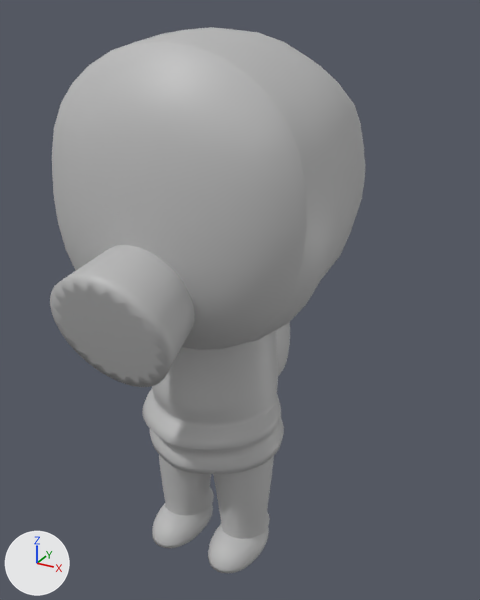
What one commit did to the FBX model DesolateHaze/Assets/Models/player.fbx.
Camera for both pictures: a camera (50 mm lens) standing at (0.0298, -0.049, 0.0523) and looking at (0.0016, 0.0022, 0.0266). Arrows for +X, +Y and +Z are at lower left; the lights stay in place. Where no turn or scale is listed for an object, it has been applied to the vertices.
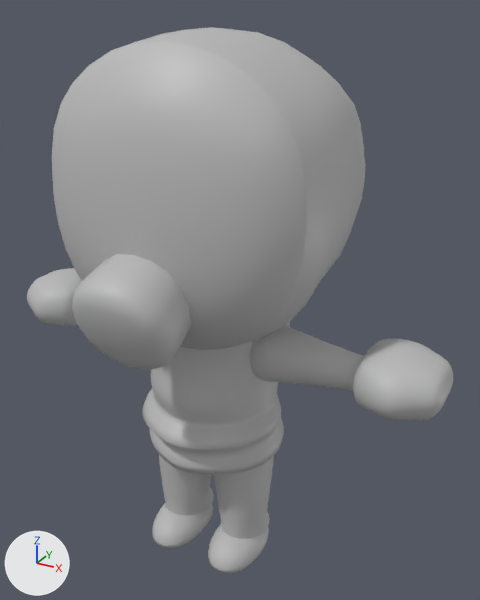
Where the newer file only moved an object's origin or applied its transform, the numbers keep the older frame.

Location of each change, [x1, y1, x2, y2] in pixels of the pictures (480 x 600 px):
'pCylinder1', deleted
    before: [50, 245, 195, 387]
'pCube7', added
    after: [72, 254, 191, 370]
'pCube6', now drawn
    after: [27, 268, 453, 420]
'pCylinder11', now drawn
    after: [264, 327, 363, 391]
'pCube5', now drawn
    after: [250, 324, 292, 382]

Diff of the bpy script that builds the scene:
```diff
--- a/DesolateHaze/Assets/Models/player.fbx.py
+++ b/DesolateHaze/Assets/Models/player.fbx.py
@@ me_mesh_007 @@
+me_mesh_007.from_pydata(...)  # 720 vertices, 640 faces; spans x -2.65..0.42, y -0.27..0.27, z -0.27..0.27
+me_mesh_007.materials.append(mat_lambert1)  # grey #bcbcbc
@@ me_mesh_008 @@
+me_mesh_008.from_pydata(...)  # 772 vertices, 768 faces; spans x -1.54..0.27, y -0.27..0.27, z -0.27..0.27
+me_mesh_008.materials.append(mat_lambert1)  # grey #bcbcbc
@@ me_mesh_006 @@
+me_mesh_006.from_pydata(...)  # 972 vertices, 968 faces; spans x -4.26..0.18, y -0.13..0.34, z -0.54..0.4
+me_mesh_006.materials.append(mat_lambert1)  # grey #bcbcbc
@@ me_mesh_003_1 @@
+me_mesh_003_1.from_pydata(...)  # 226 vertices, 224 faces; spans x -0.00442..0.00442, y -0.00532..0.00574, z -0.00532..0.00513
+me_mesh_003_1.materials.append(mat_lambert1)  # grey #bcbcbc
@@ ob_pcylinder11 @@
-ob_pcylinder11 = bpy.data.objects.new('pCylinder11', None)
+ob_pcylinder11 = bpy.data.objects.new('pCylinder11', me_mesh_007)
 ob_pcylinder11.parent = ob_rarm
@@ ob_pcube5 @@
-ob_pcube5 = bpy.data.objects.new('pCube5', None)
+ob_pcube5 = bpy.data.objects.new('pCube5', me_mesh_008)
 ob_pcube5.parent = ob_rarm
@@ ob_pcylinder1 @@
-ob_pcylinder1 = bpy.data.objects.new('pCylinder1', me_mesh_002)
-ob_pcylinder1.location = (0.0, 0.0, 0.0)
@@ ob_pcube6 @@
-ob_pcube6 = bpy.data.objects.new('pCube6', None)
+ob_pcube6 = bpy.data.objects.new('pCube6', me_mesh_006)
 ob_pcube6.parent = ob_rarm
@@ ob_pcube7 @@
+ob_pcube7 = bpy.data.objects.new('pCube7', me_mesh_003_1)
+ob_pcube7.location = (0.0, -0.0105, 0.0313)
```
